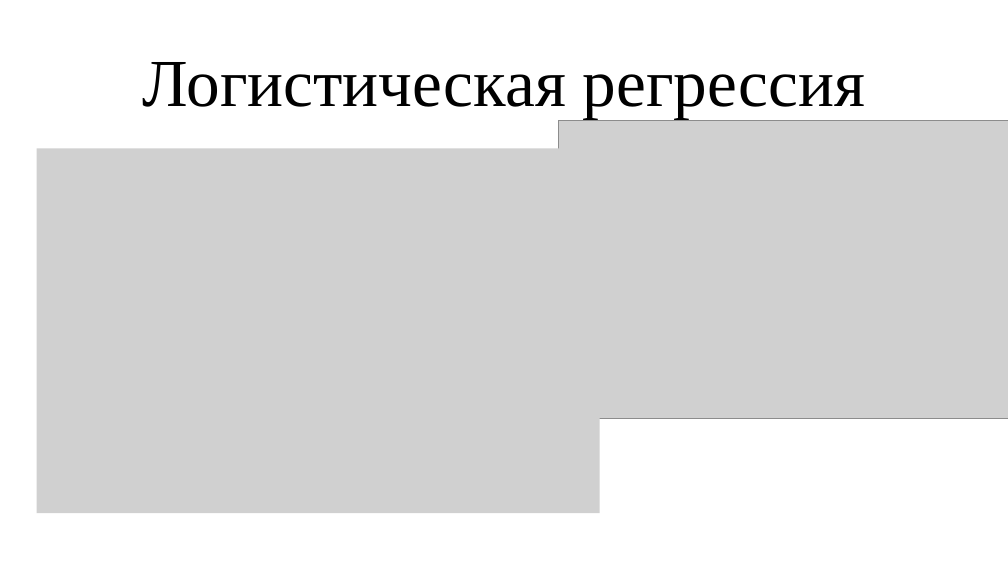
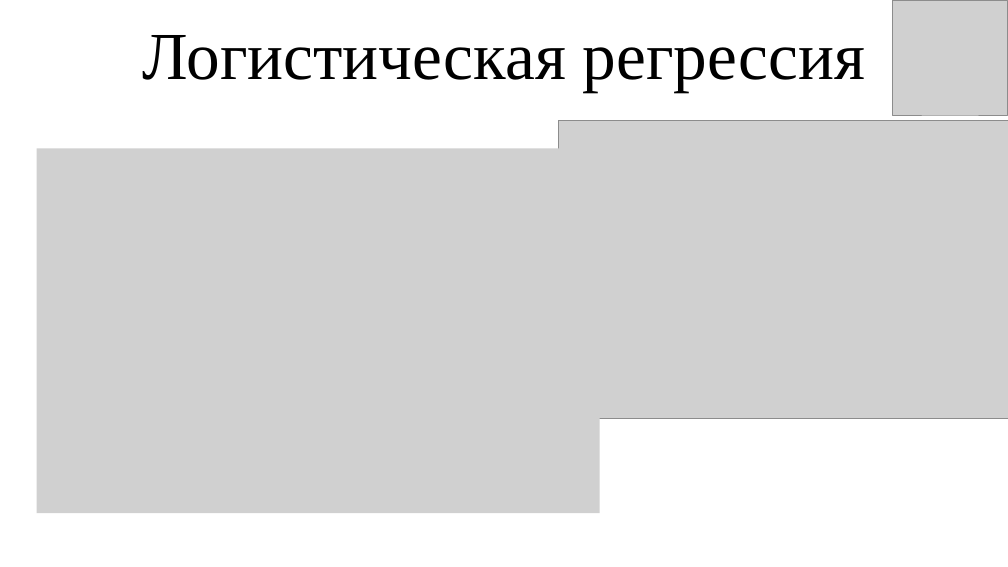
Before and after one commit to Kirill010/RTU-MIREA, a slide deck: slide 3 of 4 курс/Прогнозно-аналитические системы/Курсовая работа/Курсовая_работа_КимКС.pptx. Drawn at 1008x567 pixels with LibreOffice and Linux fonts; fonts in the diff are those of the drawing; grey boxes stand for pictures. Boxes give left, top, right and bottom in pixels: in the first picture for what was removed or moved away, otherwise in the second. Text is boxed around its words. In the diff, an @@ line names an element or a change of style, - is before the commit and + after.

```diff
--- a/4 курс/Прогнозно-аналитические системы/Курсовая работа/Курсовая_работа_КимКС.pptx
+++ b/4 курс/Прогнозно-аналитические системы/Курсовая работа/Курсовая_работа_КимКС.pptx
@@ title "Логистическая регрессия": place and size @@
-title "Логистическая регрессия" at bbox=[143, 62, 865, 119]
+title "Логистическая регрессия" at bbox=[143, 35, 865, 91]
@@ picture added at bbox=[893, 0, 1008, 115] @@
```
Also in this commit, not shown: 9 other slides changed, 1 other file.
